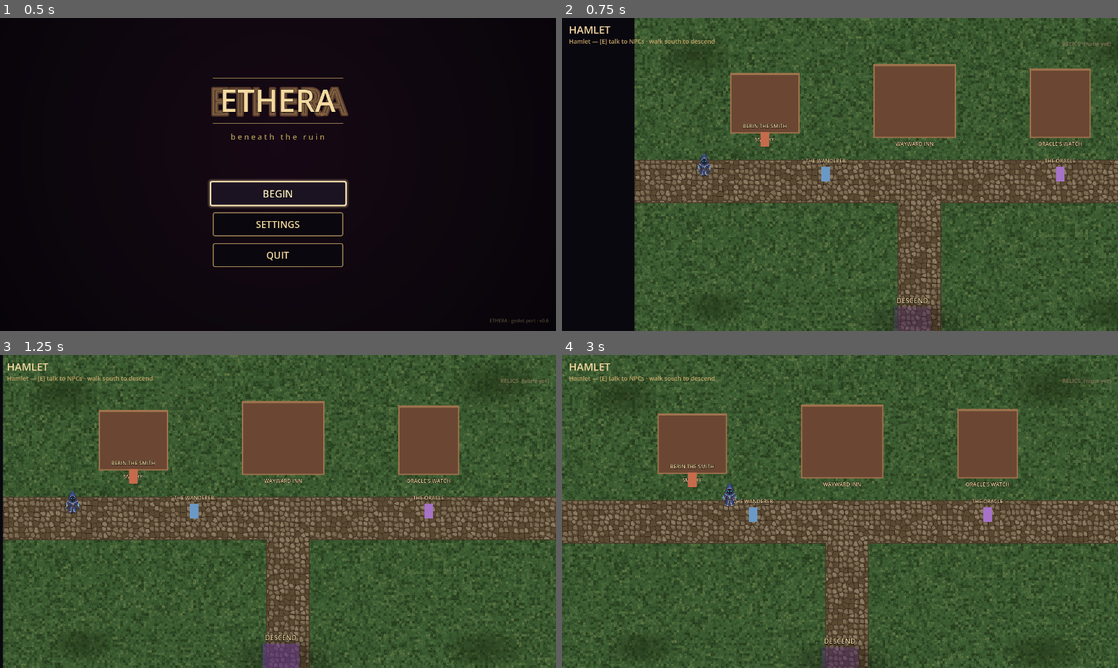
Above: before the commit, frames 1-4 (two rows, left to right).
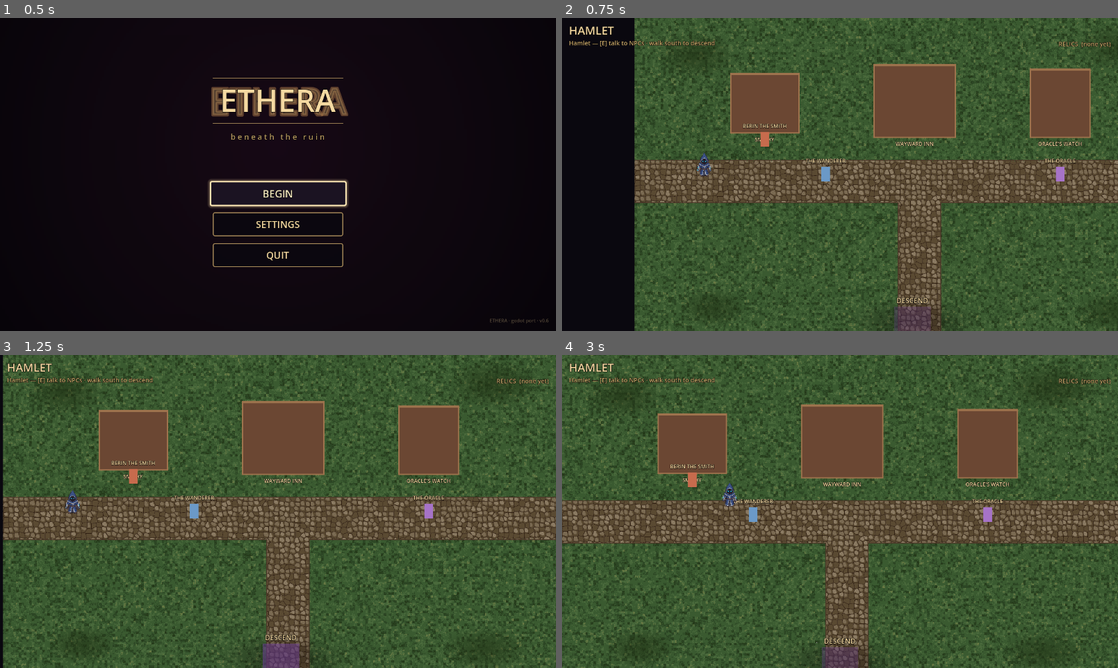
Above: after the commit, the same moments.

Repository: alitaghva1/ethera
Game: Godot game, scene res://scenes/main_menu.tscn
Same seed, same stepped clock (60 frames per second), same inputs: the game is played once before the commit and once after it.
Inputs (mouse positions are in pixels of both pictures, inside the frame that each line leads up to):
- Up to frame 1 (0.5 s): no input
- Up to frame 2 (0.75 s): click "BEGIN" at 0.5 s
- Up to frame 3 (1.25 s): no input
- Up to frame 4 (3 s): tap Enter at 1.25 s; move the mouse to (962, 495) at 1.27 s; press the mouse at (962, 495) at 1.28 s; hold D (move_right) 1.28-2 s; release the mouse at (962, 495) at 2 s; drag from (728, 527) to (990, 517) at 2.02 s; move the mouse to (895, 442) at 2.77 s; hold D (move_right) from 2.78 s (still down); tap Shift (dash_strike) at 2.85 s

Frame 1 is identical in both runs. In frame 2, 0.5% of the frame differs, in the area x 1-99%, y 2-10%; in frame 3, 0.5%; in frame 4, 0.6%.

Commit message:
fix(godot iter-8d): HUD label readability + RELICS panel clip fix
Integration pass after the iter-8 parallel-agent round. With the new
detailed floor textures, the existing flat-color HUD labels lost
contrast against the busy ground — and the hamlet's RELICS panel was
clipping its title at the right edge.

hamlet.tscn:
  • RelicsPanel widened: offset_left -320 → -360, offset_bottom 300
    → 320. Title was being clipped to "RE_ICS" at typical viewport
    sizes; the extra 40 px of room + the new outline keep it readable.
  • Title font: size 13 → 14, color shifted from dim #8c7a5c-ish to
    full gold #c9a86a (was washing out against the bright menu hush
    drone... err, the bright background)
  • HUD outlines on TitleLabel ("HAMLET"), StatusLabel, RunLabel,
    RelicsPanel/Title — 3-4 px dark outline so text reads on the
    new grass/cobble palette.

main.tscn:
  • Same outline pass: HPLabel (4 px), StatusLabel (3 px), KillsLabel
    (4 px), WaveLabel (3 px). RoomLabel already had outline from
    iter-6.

No script changes. No behavior changes. Pure typography defense
against the new fidelity floor textures.

Co-Authored-By: Claude Opus 4.7 (1M context) <noreply@anthropic.com>

Diff:
--- a/slime-depths-godot/scenes/hamlet.tscn
+++ b/slime-depths-godot/scenes/hamlet.tscn
@@ -184,31 +184,37 @@
 offset_left = 16.0
 offset_top = 10.0
 offset_right = 600.0
-offset_bottom = 40.0
-theme_override_font_sizes/font_size = 24
-theme_override_colors/font_color = Color(0.96, 0.85, 0.63, 1)
+offset_bottom = 44.0
+theme_override_font_sizes/font_size = 26
+theme_override_colors/font_color = Color(0.96, 0.85, 0.63, 1)
+theme_override_colors/font_outline_color = Color(0, 0, 0, 0.95)
+theme_override_constants/outline_size = 4
 text = "HAMLET"
 
 [node name="StatusLabel" type="Label" parent="UI"]
 offset_left = 16.0
-offset_top = 44.0
+offset_top = 48.0
 offset_right = 900.0
-offset_bottom = 68.0
+offset_bottom = 72.0
 theme_override_font_sizes/font_size = 14
 theme_override_colors/font_color = Color(0.78, 0.65, 0.41, 1)
+theme_override_colors/font_outline_color = Color(0, 0, 0, 0.95)
+theme_override_constants/outline_size = 3
 text = "Hamlet"
 
 [node name="RunLabel" type="Label" parent="UI"]
 anchors_preset = 1
 anchor_left = 1.0
 anchor_right = 1.0
-offset_left = -320.0
+offset_left = -360.0
 offset_top = 14.0
 offset_right = -16.0
 offset_bottom = 42.0
 grow_horizontal = 0
 theme_override_font_sizes/font_size = 14
 theme_override_colors/font_color = Color(0.78, 0.65, 0.41, 1)
+theme_override_colors/font_outline_color = Color(0, 0, 0, 0.95)
+theme_override_constants/outline_size = 3
 text = ""
 horizontal_alignment = 2
 
@@ -219,15 +225,17 @@
 anchors_preset = 1
 anchor_left = 1.0
 anchor_right = 1.0
-offset_left = -320.0
+offset_left = -360.0
 offset_top = 50.0
 offset_right = -16.0
-offset_bottom = 300.0
+offset_bottom = 320.0
 grow_horizontal = 0
 theme_override_constants/separation = 4
 
 [node name="Title" type="Label" parent="UI/RelicsPanel"]
-theme_override_font_sizes/font_size = 13
-theme_override_colors/font_color = Color(0.55, 0.48, 0.36, 1)
+theme_override_font_sizes/font_size = 14
+theme_override_colors/font_color = Color(0.78, 0.65, 0.41, 1)
+theme_override_colors/font_outline_color = Color(0, 0, 0, 0.95)
+theme_override_constants/outline_size = 3
 text = "RELICS  (none yet)"
 horizontal_alignment = 2
--- a/slime-depths-godot/scenes/main.tscn
+++ b/slime-depths-godot/scenes/main.tscn
@@ -68,6 +68,8 @@
 offset_bottom = 40.0
 theme_override_font_sizes/font_size = 28
 theme_override_colors/font_color = Color(0.96, 0.46, 0.46, 1)
+theme_override_colors/font_outline_color = Color(0, 0, 0, 0.95)
+theme_override_constants/outline_size = 4
 text = "♥ ♥ ♥"
 
 [node name="StatusLabel" type="Label" parent="UI"]
@@ -77,6 +79,8 @@
 offset_bottom = 75.0
 theme_override_font_sizes/font_size = 16
 theme_override_colors/font_color = Color(0.78, 0.65, 0.41, 1)
+theme_override_colors/font_outline_color = Color(0, 0, 0, 0.95)
+theme_override_constants/outline_size = 3
 text = "RUINS — LMB swing, SPACE dodge, R restart"
 
 [node name="KillsLabel" type="Label" parent="UI"]
@@ -90,6 +94,8 @@
 grow_horizontal = 0
 theme_override_font_sizes/font_size = 22
 theme_override_colors/font_color = Color(0.96, 0.85, 0.63, 1)
+theme_override_colors/font_outline_color = Color(0, 0, 0, 0.95)
+theme_override_constants/outline_size = 4
 text = "KILLS  0"
 horizontal_alignment = 2
 
@@ -104,6 +110,8 @@
 grow_horizontal = 0
 theme_override_font_sizes/font_size = 16
 theme_override_colors/font_color = Color(0.78, 0.65, 0.41, 1)
+theme_override_colors/font_outline_color = Color(0, 0, 0, 0.95)
+theme_override_constants/outline_size = 3
 text = ""
 horizontal_alignment = 2
 
